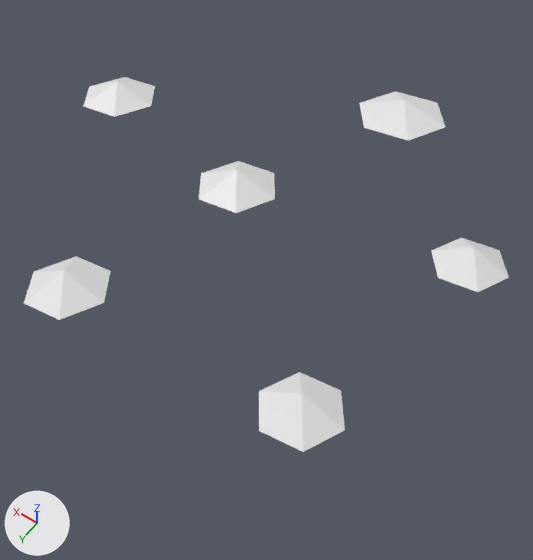
Before and after pictures for a commit that changed the OBJ model assets/meshes/RafflesiaBeast/RafflesiaBeast_Wart_Petal4.obj.
Before and after are seen from a 50 mm camera at (-5.06, 6.57, 8.02) aimed at (-0.97, 0.84, -0.98). Arrows for +X, +Y and +Z are at lower left; the lights stay in place. The older version comes first. Where no turn or scale is listed for an object, it has been applied to the vertices. Vertices at exactly the same position are counted once.

The scene before the commit, as lines of its bpy script (objects in view):
```python
me_rafflesiabeast_wart_petal4 = bpy.data.meshes.new('RafflesiaBeast_Wart_Petal4')
me_rafflesiabeast_wart_petal4.from_pydata(...)  # 48 vertices, 72 faces; spans x -4.14..4.14, y -3.79..3.79, z -0.8..0.8
ob_rafflesiabeast_wart_petal4 = bpy.data.objects.new('RafflesiaBeast_Wart_Petal4', me_rafflesiabeast_wart_petal4)
ob_rafflesiabeast_wart_petal4.location = (0.0, 0.0, 0.0)
```
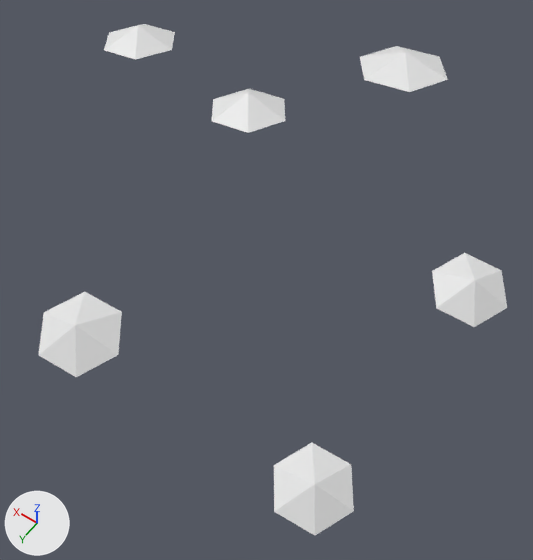
Boxes [x1, y1, x2, y2] around the edits, measured in the pictures (533 x 560 px; the box of a moved part takes in the faces that stretch with it):
'RafflesiaBeast_Wart_Petal4', reshaped (36% taller)
    before: [24, 77, 509, 452]
    after: [39, 24, 507, 535]
part 1 of me_rafflesiabeast_wart_petal4, moved or reshaped
    before: [83, 77, 155, 117]
    after: [104, 24, 175, 60]
part 2 of me_rafflesiabeast_wart_petal4, moved or reshaped
    before: [359, 91, 445, 141]
    after: [360, 46, 448, 92]
part 3 of me_rafflesiabeast_wart_petal4, moved or reshaped
    before: [199, 161, 275, 213]
    after: [211, 89, 285, 133]
part 4 of me_rafflesiabeast_wart_petal4, deleted
    before: [24, 256, 111, 320]
part 5 of me_rafflesiabeast_wart_petal4, deleted
    before: [259, 372, 345, 452]
part 6 of me_rafflesiabeast_wart_petal4, built on
    before: [431, 238, 509, 292]
    after: [274, 253, 507, 535]
part 7 of me_rafflesiabeast_wart_petal4, added
    after: [39, 292, 122, 377]

Patch to the scene script:
```diff
--- a/assets/meshes/RafflesiaBeast/RafflesiaBeast_Wart_Petal4.obj.py
+++ b/assets/meshes/RafflesiaBeast/RafflesiaBeast_Wart_Petal4.obj.py
@@ me_rafflesiabeast_wart_petal4 @@
 # used by ob_rafflesiabeast_wart_petal4; location = (0.0, 0.0, 0.0)
 # verts and faces of me_rafflesiabeast_wart_petal4; kept vertices keep their numbers, new ones are numbered from 48
-me_rafflesiabeast_wart_petal4.from_pydata(...)  # 48 vertices, 72 faces; spans x -4.14..4.14, y -3.79..3.79, z -0.8..0.8
+me_rafflesiabeast_wart_petal4.from_pydata(...)  # 48 vertices, 72 faces; spans x -4.31..4.31, y -4.1..4.1, z -0.89..0.89
+# me_rafflesiabeast_wart_petal4 part 1: the loose piece of 8 vertices spanning x 2.75..4.14, y -1.39..-0.12, z -0.8..-0.21 is moved by (0.17, -0.86, 0.61)
+# me_rafflesiabeast_wart_petal4 part 2: the loose piece of 8 vertices spanning x -1.85..-0.27, y -3.79..-2.33, z -0.62..-0.03 is moved by (0.26, -0.31, 0.67)
+# me_rafflesiabeast_wart_petal4 part 3: the loose piece of 8 vertices spanning x -0.71..0.58, y -0.26..0.92, z -0.18..0.41 is moved by (0.55, -1.06, 0.48)
+# me_rafflesiabeast_wart_petal4 part 4: the loose piece of 8 vertices spanning x -0.05..1.14, y 2.7..3.79, z -0.05..0.55 is deleted
+# me_rafflesiabeast_wart_petal4 part 5: the loose piece of 8 vertices spanning x -3.6..-2.51, y 2.58..3.58, z 0.21..0.8 is deleted
+# me_rafflesiabeast_wart_petal4 part 6
+# 8 vertices are removed from x -4.14..-3.05, y -0.75..0.25, z -0.11..0.49
+# 12 faces are deleted
+# 16 vertices are added at x -4.31..-2.92, y -0.47..3.85, z -0.89..0.34
+# 24 new faces join them
+# me_rafflesiabeast_wart_petal4 part 7
+verts[60] = (-0.24, 4.03, -0.24)  # pixel (76, 377)
+verts[61] = (-0.49, 3.49, -0.17)  # pixel (118, 354)
+verts[62] = (0.06, 3.61, 0.2)  # pixel (75, 325)
+verts[63] = (0.14, 3.5, -0.38)
+verts[64] = (-0.15, 3.02, -0.02)  # pixel (121, 311)
+verts[65] = (0.35, 4.1, -0.17)  # pixel (38, 355)
+verts[66] = (0.44, 3.09, 0.05)  # pixel (84, 291)
+verts[67] = (0.69, 3.63, -0.02)  # pixel (43, 312)
+faces += [(60, 61, 62), (60, 63, 61), (61, 64, 62), (61, 63, 64), (60, 62, 65), (60, 65, 63)]
+faces += [(62, 64, 66), (63, 66, 64), (62, 67, 65), (62, 66, 67), (63, 65, 67), (63, 67, 66)]
```
